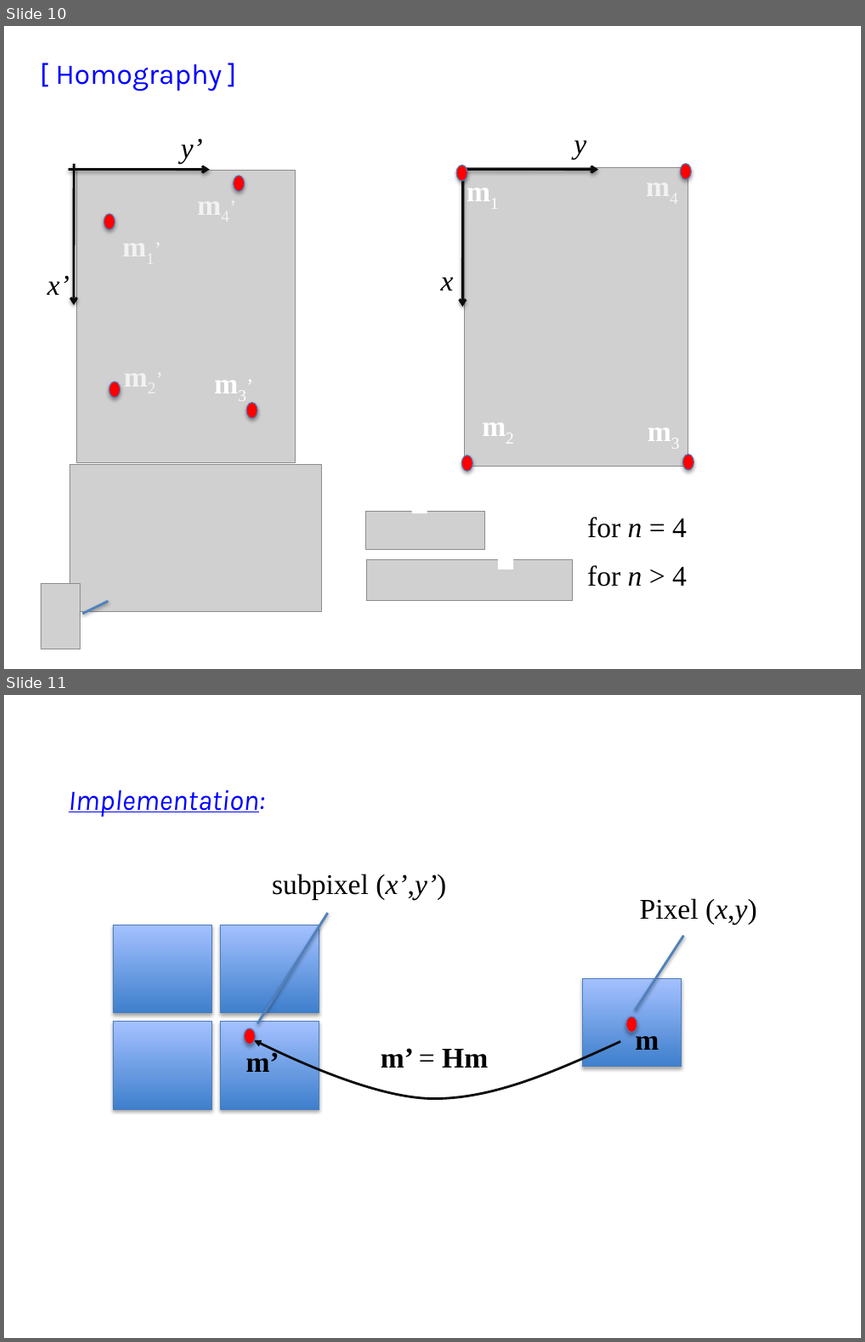
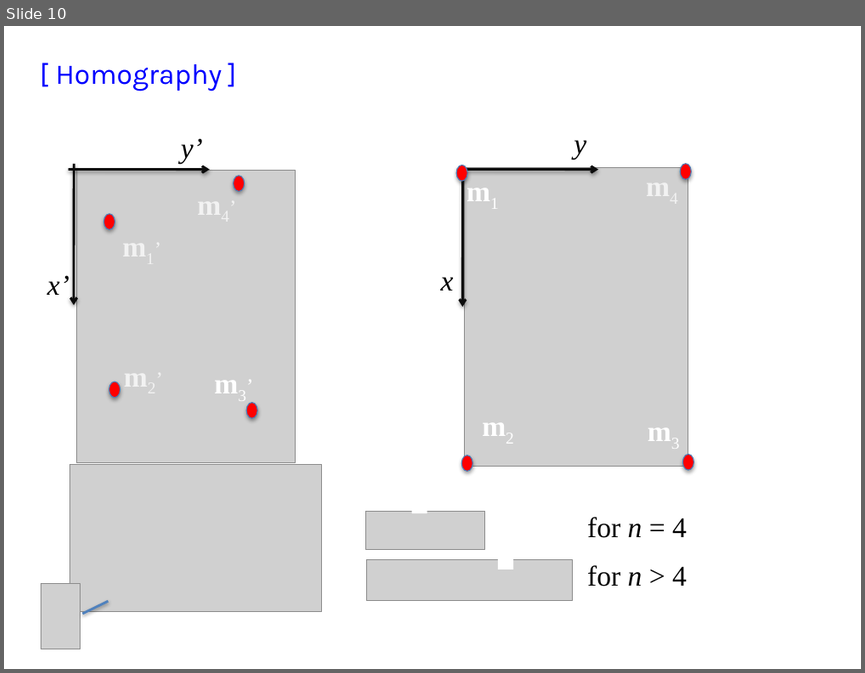
Before and after one commit to domingomery/vision, a slide deck: clases/Cap02_Geometria/presentaciones/CV02_Homography.pptx. Shown one above the other, each under a label of ours: slides 10 and 11 before the commit, slide 10 after it. The pictures are 865x1342 and 865x673 pixels, drawn with LibreOffice and Linux fonts; fonts in the diff are those of the drawing; grey boxes stand for pictures. Boxes give left, top, right and bottom in pixels: in the first picture for what was removed or moved away, otherwise in the second. Text is boxed around its words. In the diff, an @@ line names an element or a change of style, - is before the commit and + after.

```diff
--- a/clases/Cap02_Geometria/presentaciones/CV02_Homography.pptx
+++ b/clases/Cap02_Geometria/presentaciones/CV02_Homography.pptx
@@ slide 11 removed at (x1=4, y1=695, x2=861, y2=1338), background #FFFFFF @@
@@ text removed at (x1=69, y1=790, x2=265, y2=817) @@
-Implementation:
@@ text removed at (x1=272, y1=873, x2=446, y2=900) @@
-subpixel (x’,y’)
@@ text removed at (x1=640, y1=898, x2=757, y2=925) @@
-Pixel (x,y)
@@ line removed from (328, 913) to (257, 1023) @@
@@ rectangle removed at (x1=114, y1=925, x2=212, y2=1013) @@
@@ rectangle removed at (x1=221, y1=925, x2=319, y2=1013) @@
@@ line removed from (683, 936) to (635, 1010) @@
@@ rectangle removed at (x1=582, y1=979, x2=681, y2=1066) @@
@@ rectangle removed at (x1=114, y1=1021, x2=212, y2=1110) @@
@@ rectangle removed at (x1=221, y1=1021, x2=319, y2=1110) @@
@@ ellipse removed at (x1=626, y1=1016, x2=637, y2=1032) @@
@@ ellipse removed at (x1=244, y1=1028, x2=255, y2=1044) @@
@@ text removed at (x1=246, y1=1049, x2=279, y2=1072) @@
-m’
@@ freeform shape removed at (x1=254, y1=1040, x2=621, y2=1099) @@
@@ text removed at (x1=381, y1=1048, x2=488, y2=1067) @@
-m’ = Hm
@@ text removed at (x1=635, y1=1027, x2=658, y2=1049) @@
-m
```
Also in this commit, not shown: 16 slides added, 1 other slide removed, 7 other files.
